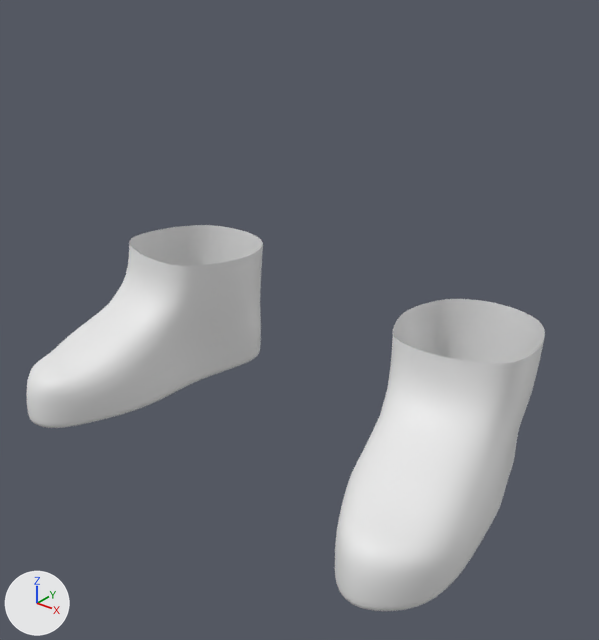
The Blender file Anime_Girl.blend, before and after one commit.
One viewpoint serves both versions: a 50 mm lens placed at (0.361, -0.488, -0.411), pointed at (0.022, -0.064, -0.674). The axes (+X, +Y, +Z) are drawn at lower left. The lights are the same throughout. The older version comes first.
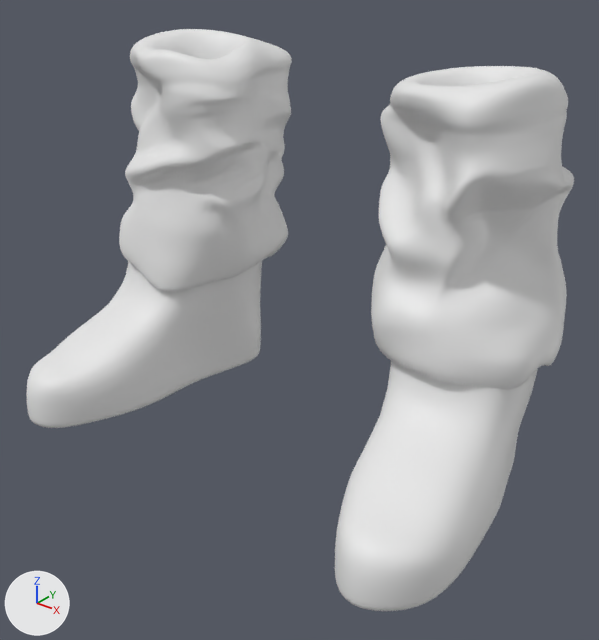
Location of each change, (x1, y1, x2, y2) in pixels of the pictures (599 x 640 px):
'Cylinder.001', added: after (371, 66, 574, 390)
'Cylinder.002', added: after (119, 29, 292, 292)

Edits to the bpy script that builds the scene:
```text
Add me_cylinder_002:
    me_cylinder_002.from_pydata(...)  # 2064 vertices, 2016 faces; spans x -0.068..0.071, y -0.077..0.072, z -0.112..0.086
    me_cylinder_002.polygons.foreach_set('use_smooth', [True] * 2016)
Add me_cylinder_001:
    me_cylinder_001.from_pydata(...)  # 2064 vertices, 2016 faces; spans x -0.071..0.07, y -0.074..0.072, z -0.113..0.086
    me_cylinder_001.polygons.foreach_set('use_smooth', [True] * 2016)
Add ob_cylinder_002:
    ob_cylinder_002 = bpy.data.objects.new('Cylinder.002', me_cylinder_002)
    ob_cylinder_002.location = (-0.1221, -0.0055, -0.5772)
    ob_cylinder_002.rotation_euler = (0.0, 0.0, -0.928)  # degrees (0, 0, -53)
    _m = ob_cylinder_002.modifiers.new('Subdivision', 'SUBSURF')
Add ob_cylinder_001:
    ob_cylinder_001 = bpy.data.objects.new('Cylinder.001', me_cylinder_001)
    ob_cylinder_001.location = (0.1221, -0.0055, -0.5772)
    _m = ob_cylinder_001.modifiers.new('Subdivision', 'SUBSURF')
```
